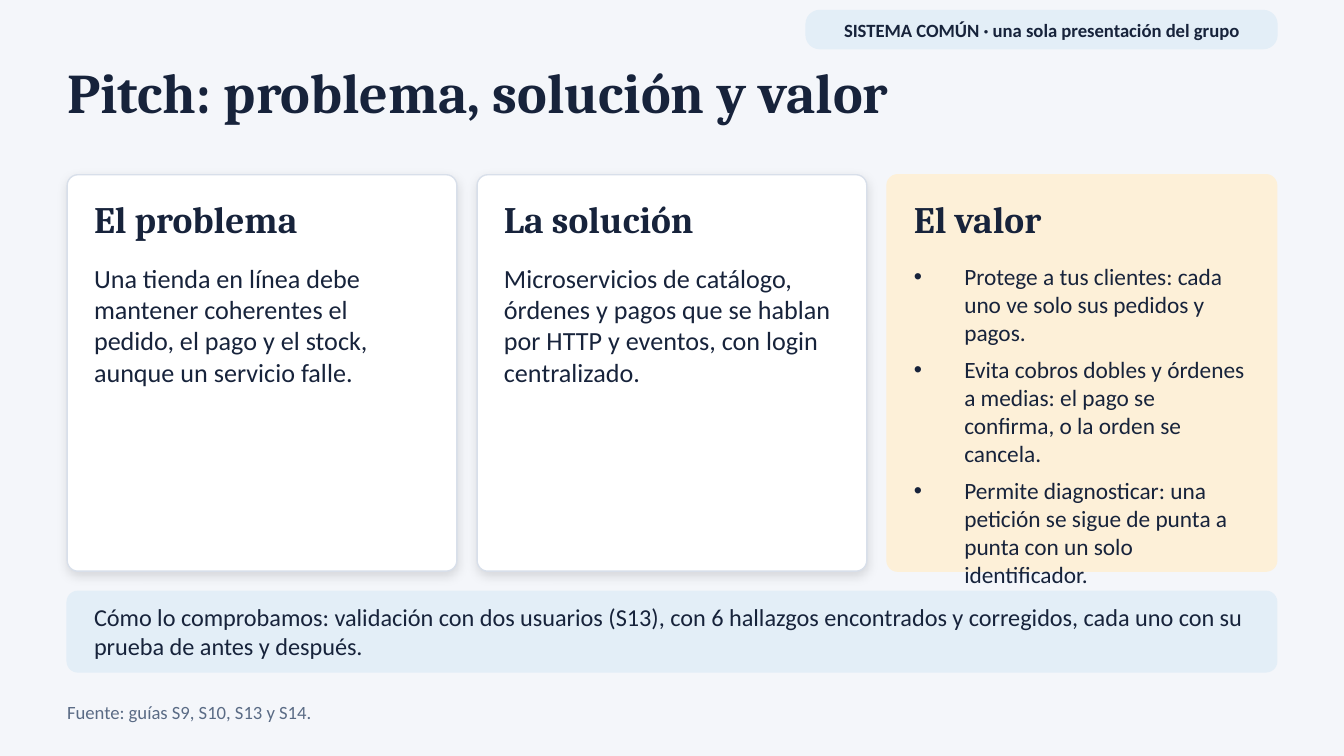
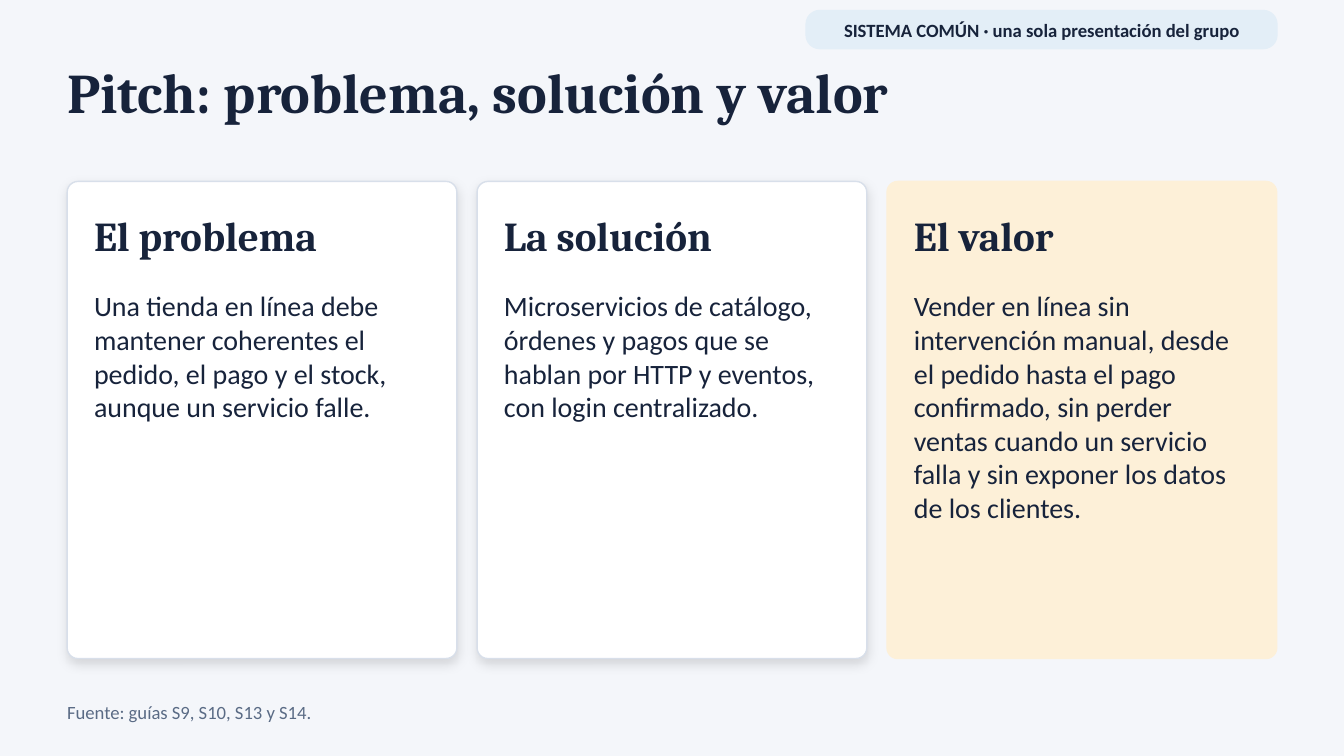
Before and after one commit to 262dist/pagatu, a slide deck: slide 2 of docs/presentaciones/pagatu_U3_producto_final_integrado.pptx. Drawn at 1344x756 pixels with LibreOffice and Linux fonts; fonts in the diff are those of the drawing. Boxes give left, top, right and bottom in pixels: in the first picture for what was removed or moved away, otherwise in the second. Text is boxed around its words. In the diff, an @@ line names an element or a change of style, - is before the commit and + after.

```diff
--- a/docs/presentaciones/pagatu_U3_producto_final_integrado.pptx
+++ b/docs/presentaciones/pagatu_U3_producto_final_integrado.pptx
@@ rounded rectangle: place and size @@
-rounded rectangle at (67, 175, 457, 571)
+rounded rectangle at (67, 181, 457, 659)
@@ text "El problema": place and size @@
-text "El problema" at (94, 207, 298, 241)
+text "El problema" at (94, 222, 317, 260)
@@ rounded rectangle: place and size @@
-rounded rectangle at (477, 175, 867, 571)
+rounded rectangle at (477, 181, 867, 659)
@@ text "La solución": place and size @@
-text "La solución" at (504, 206, 693, 234)
+text "La solución" at (504, 222, 712, 252)
@@ rounded rectangle: place and size @@
-rounded rectangle at (887, 175, 1277, 571)
+rounded rectangle at (887, 181, 1277, 659)
@@ size 20 to 22 pt in 3 elements at (94, 222, 317, 260), (504, 222, 712, 252), (914, 222, 1054, 252) @@
@@ text "El valor": place and size @@
-text "El valor" at (914, 207, 1042, 234)
+text "El valor" at (914, 222, 1054, 252)
@@ text "Una tienda en línea debe ...": place and size @@
-text "Una tienda en línea debe ..." at (94, 270, 368, 387)
+text "Una tienda en línea debe ..." at (94, 296, 386, 422)
@@ text "Una tienda en línea debe ..." at (94, 296, 386, 422): size 14 to 15 pt @@
@@ text "Microservicios de catálogo, órdenes y ..." at (504, 296, 814, 422): size 14 to 15 pt @@
@@ text "Microservicios de catálogo, órdenes y ...": place and size @@
-text "Microservicios de catálogo, órdenes y ..." at (504, 270, 830, 382)
+text "Microservicios de catálogo, órdenes y ..." at (504, 296, 814, 422)
@@ text at (914, 296, 1229, 519): text changed; size 12.5 to 15 pt @@
-• Protege a tus clientes: cada uno ve solo sus pedidos y pagos.
-• Evita cobros dobles y órdenes a medias: el pago se confirma, o la orden se cancela.
-• Permite diagnosticar: una petición se sigue de punta a punta con un solo identificador.
+Vender en línea sin intervención manual, desde el pedido hasta el pago confirmado, sin perder ventas cuando un servicio falla y sin exponer los datos de los clientes.
@@ rounded rectangle removed at (67, 591, 1277, 672) @@
@@ text removed at (94, 608, 1242, 659) @@
-Cómo lo comprobamos: validación con dos usuarios (S13), con 6 hallazgos encontrados y corregidos, cada uno con su prueba de antes y después.
```
Also in this commit, not shown: 1 other slide changed, 1 slide added, 2 other files.
